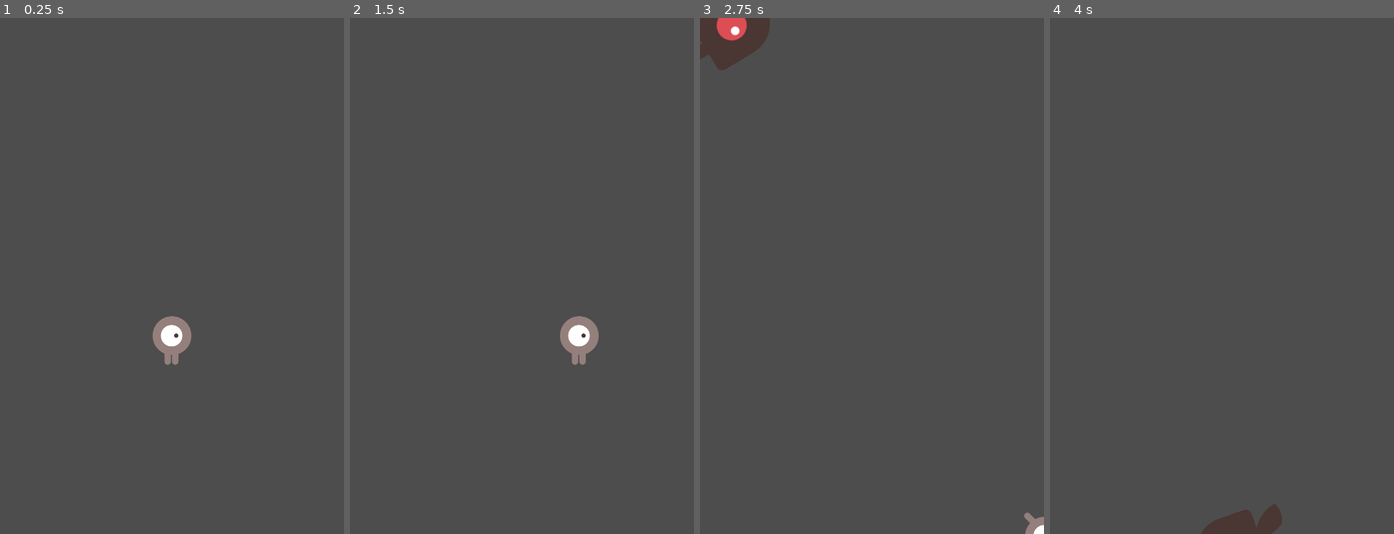
Above: before the commit, frames 1-4 (left to right).
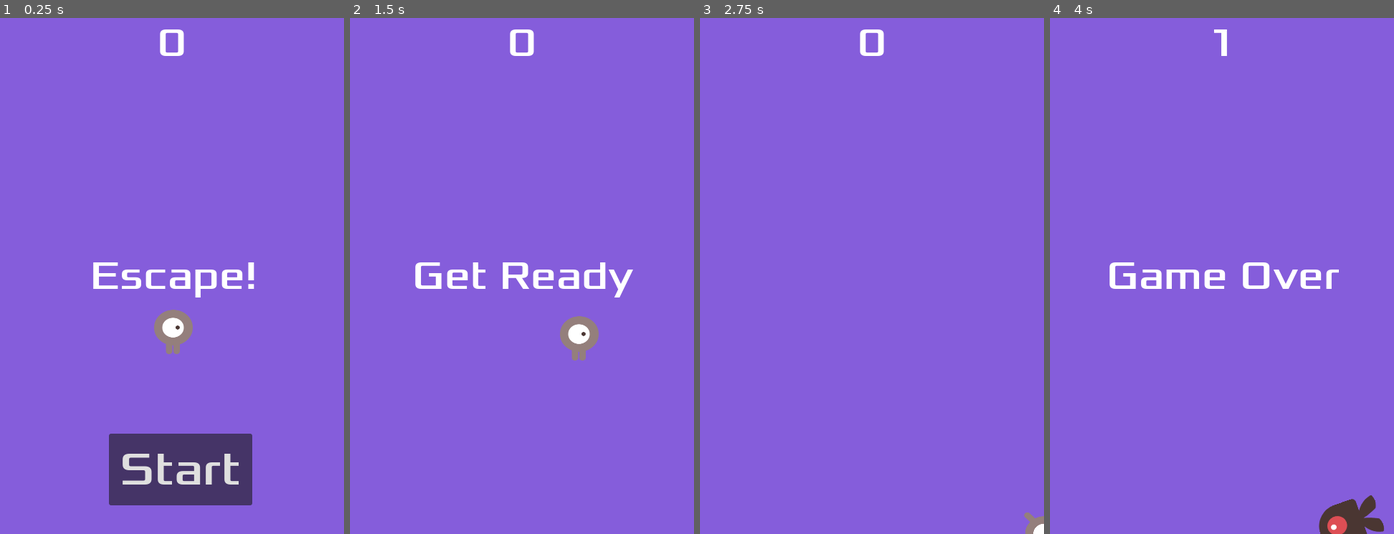
Above: after the commit, the same moments.

Repository: felipejo/game_1
Game: Godot game, scene res://main.tscn
Same seed, same stepped clock (60 frames per second), same inputs: the game is played once before the commit and once after it.
Inputs (mouse positions are in pixels of both pictures, inside the frame that each line leads up to):
- Up to frame 1 (0.25 s): no input
- Up to frame 2 (1.5 s): click (528, 472) at 0.5 s, where only the run after the commit has a clickable "Start"; tap Enter at 1.25 s; hold Right (move_right) from 1.28 s (still down)
- Up to frame 3 (2.75 s): release Right (move_right) at 2.03 s; hold Down (move_down) from 2.03 s (still down)
- Up to frame 4 (4 s): release Down (move_down) at 2.78 s; hold Right (move_right) 2.78-3.53 s; hold Up (move_up) from 3.53 s (still down)

The runs differ from the first frame. In frame 1, 100% of the frame differs, in the area x 0-100%, y 0-100%; in frame 2, 99%; in frame 3, 100%; in frame 4, 100%.

Commit message:
added sounds, HUD and some behavior in the new game process

Diff:
--- /dev/null
+++ b/Hud.gd
@@ -0,0 +1,38 @@
+extends CanvasLayer
+
+signal start_game
+
+func show_message(text):
+	$Message.text = text
+	$Message.show()
+	$MessageTimer.start()
+
+func show_game_over():
+	show_message("Game Over")
+	# Wait until the MessageTimer has counted down.
+	await $MessageTimer.timeout
+
+	$Message.text = "Dodge the Creeps!"
+	$Message.show()
+	# Make a one-shot timer and wait for it to finish.
+	await get_tree().create_timer(1.0).timeout
+	$StartButton.show()
+
+func update_score(score):
+	$ScoreLabel.text = str(score)
+
+func _on_start_button_pressed():
+	$StartButton.hide()
+	print("HUD -> start_Button_pressed")
+	start_game.emit()
+
+func _on_message_timer_timeout():
+	$Message.hide()
+
+# Called when the node enters the scene tree for the first time.
+func _ready():
+	pass # Replace with function body.
+
+# Called every frame. 'delta' is the elapsed time since the previous frame.
+func _process(delta):
+	pass
--- /dev/null
+++ b/hud.tscn
@@ -0,0 +1,68 @@
+[gd_scene load_steps=5 format=3 uid="uid://ln3oulaupy5f"]
+
+[ext_resource type="FontFile" uid="uid://8o0bmo7fmcby" path="res://fonts/Xolonium-Regular.ttf" id="1_8cfx5"]
+[ext_resource type="Script" path="res://Hud.gd" id="1_y15lc"]
+
+[sub_resource type="InputEventKey" id="InputEventKey_wddx1"]
+keycode = 4194309
+
+[sub_resource type="Shortcut" id="Shortcut_fix2q"]
+events = [SubResource("InputEventKey_wddx1")]
+
+[node name="HUD" type="CanvasLayer"]
+script = ExtResource("1_y15lc")
+
+[node name="ScoreLabel" type="Label" parent="."]
+anchors_preset = 5
+anchor_left = 0.5
+anchor_right = 0.5
+offset_left = -20.0
+offset_right = 20.0
+offset_bottom = 78.0
+grow_horizontal = 2
+theme_override_fonts/font = ExtResource("1_8cfx5")
+theme_override_font_sizes/font_size = 56
+text = "0"
+
+[node name="Message" type="Label" parent="."]
+anchors_preset = 8
+anchor_left = 0.5
+anchor_top = 0.5
+anchor_right = 0.5
+anchor_bottom = 0.5
+offset_left = -238.0
+offset_top = -35.0
+offset_right = 242.0
+offset_bottom = 43.0
+grow_horizontal = 2
+grow_vertical = 2
+size_flags_horizontal = 4
+theme_override_fonts/font = ExtResource("1_8cfx5")
+theme_override_font_sizes/font_size = 56
+text = "Escape!"
+horizontal_alignment = 1
+autowrap_mode = 2
+
+[node name="StartButton" type="Button" parent="."]
+anchors_preset = 7
+anchor_left = 0.5
+anchor_top = 1.0
+anchor_right = 0.5
+anchor_bottom = 1.0
+offset_left = -88.5
+offset_top = -140.0
+offset_right = 111.5
+offset_bottom = -40.0
+grow_horizontal = 2
+grow_vertical = 0
+theme_override_fonts/font = ExtResource("1_8cfx5")
+theme_override_font_sizes/font_size = 64
+shortcut = SubResource("Shortcut_fix2q")
+text = "Start"
+
+[node name="MessageTimer" type="Timer" parent="."]
+wait_time = 2.0
+one_shot = true
+
+[connection signal="pressed" from="StartButton" to="." method="_on_start_button_pressed"]
+[connection signal="timeout" from="MessageTimer" to="." method="_on_message_timer_timeout"]
--- a/main.gd
+++ b/main.gd
@@ -5,14 +5,23 @@
 
 # Called when the node enters the scene tree for the first time.
 func _ready():
-	new_game()
+	get_tree().call_group("mobs", "queue_free")
 
 func game_over():
+	$MusicBackground.stop()
+	$DeathSound.play()
+
 	$ScoreTimer.stop()
 	$MobTimer.stop()
+	$HUD.show_game_over()
 
 func new_game():
+	print ("new game")
 	score = 0
+	$HUD.update_score(score)
+	$HUD.show_message("Get Ready")
+	$MusicBackground.play()
+
 	$Player.start($StartPosition.position)
 	$StartTimer.start()
 
@@ -27,7 +36,6 @@
 
 	# Set the mob's direction perpendicular to the path direction.
 	var direction = mob_spawn_location.rotation + PI / 2
-
 	# Set the mob's position to a random location.
 	mob.position = mob_spawn_location.position
 
@@ -44,6 +52,7 @@
 
 func _on_score_timer_timeout():
 	score += 1
+	$HUD.update_score(score)
 
 func _on_start_timer_timeout():
 	$MobTimer.start()
--- a/main.tscn
+++ b/main.tscn
@@ -1,8 +1,11 @@
-[gd_scene load_steps=5 format=3 uid="uid://dxfx1psb6fi01"]
+[gd_scene load_steps=8 format=3 uid="uid://dxfx1psb6fi01"]
 
 [ext_resource type="Script" path="res://main.gd" id="1_cwbkn"]
 [ext_resource type="PackedScene" uid="uid://de8drg2rv0eo5" path="res://player.tscn" id="1_nwve6"]
 [ext_resource type="PackedScene" uid="uid://daxrcbjjpuya6" path="res://mob.tscn" id="2_6h7ym"]
+[ext_resource type="PackedScene" uid="uid://ln3oulaupy5f" path="res://hud.tscn" id="4_ob1vf"]
+[ext_resource type="AudioStream" uid="uid://celbbfp0oi8sf" path="res://art/House In a Forest Loop.ogg" id="5_dw748"]
+[ext_resource type="AudioStream" uid="uid://r3tmytlfx831" path="res://art/gameover.wav" id="6_ykks6"]
 
 [sub_resource type="Curve2D" id="Curve2D_6t00g"]
 _data = {
@@ -13,6 +16,14 @@
 [node name="Main" type="Node"]
 script = ExtResource("1_cwbkn")
 mob_scene = ExtResource("2_6h7ym")
+
+[node name="ColorRect" type="ColorRect" parent="."]
+anchors_preset = 15
+anchor_right = 1.0
+anchor_bottom = 1.0
+grow_horizontal = 2
+grow_vertical = 2
+color = Color(0.521569, 0.364706, 0.858824, 1)
 
 [node name="Player" parent="." instance=ExtResource("1_nwve6")]
 position = Vector2(242, 441)
@@ -36,7 +47,16 @@
 position = Vector2(2, 2)
 rotation = -0.00209643
 
+[node name="HUD" parent="." instance=ExtResource("4_ob1vf")]
+
+[node name="MusicBackground" type="AudioStreamPlayer" parent="."]
+stream = ExtResource("5_dw748")
+
+[node name="DeathSound" type="AudioStreamPlayer" parent="."]
+stream = ExtResource("6_ykks6")
+
 [connection signal="hit" from="Player" to="." method="game_over"]
 [connection signal="timeout" from="MobTimer" to="." method="_on_mob_timer_timeout"]
 [connection signal="timeout" from="ScoreTimer" to="." method="_on_score_timer_timeout"]
 [connection signal="timeout" from="StartTimer" to="." method="_on_start_timer_timeout"]
+[connection signal="start_game" from="HUD" to="." method="new_game"]
--- a/mob.tscn
+++ b/mob.tscn
@@ -44,23 +44,27 @@
 "speed": 3.0
 }]
 
-[sub_resource type="CapsuleShape2D" id="CapsuleShape2D_r8140"]
-radius = 65.0
-height = 130.0
+[sub_resource type="CapsuleShape2D" id="CapsuleShape2D_dx3wc"]
+radius = 30.9505
+height = 92.0217
 
 [node name="Mob" type="RigidBody2D"]
-position = Vector2(184, 101)
+position = Vector2(287, 136)
 collision_mask = 0
 gravity_scale = 0.0
 script = ExtResource("1_lfvnp")
 metadata/_edit_group_ = true
 
 [node name="AnimatedSprite2D" type="AnimatedSprite2D" parent="."]
+position = Vector2(-22.5, -17.5)
+scale = Vector2(0.659091, 0.635417)
 sprite_frames = SubResource("SpriteFrames_jp62h")
-animation = &"swim"
-frame_progress = 0.863526
+animation = &"walk"
 
 [node name="CollisionShape2D" type="CollisionShape2D" parent="."]
-shape = SubResource("CapsuleShape2D_r8140")
+position = Vector2(-23, -17)
+rotation = 1.59318
+shape = SubResource("CapsuleShape2D_dx3wc")
 
 [node name="VisibleOnScreenNotifier2D" type="VisibleOnScreenNotifier2D" parent="."]
+position = Vector2(-11, -16)
--- a/player.tscn
+++ b/player.tscn
@@ -33,19 +33,22 @@
 
 [sub_resource type="CapsuleShape2D" id="CapsuleShape2D_ihx8j"]
 radius = 27.0
-height = 70.0
+height = 62.0
 
 [node name="Player" type="Area2D"]
-position = Vector2(267, 371)
+position = Vector2(265, 346)
 script = ExtResource("1_2jrpe")
 metadata/_edit_group_ = true
 
 [node name="AnimatedSprite2D" type="AnimatedSprite2D" parent="."]
-scale = Vector2(0.5, 0.5)
+position = Vector2(0, -2.875)
+scale = Vector2(0.5, 0.457407)
 sprite_frames = SubResource("SpriteFrames_4g48v")
 animation = &"walk"
 
 [node name="CollisionShape2D" type="CollisionShape2D" parent="."]
+position = Vector2(0, -3)
 shape = SubResource("CapsuleShape2D_ihx8j")
+metadata/_edit_group_ = true
 
 [connection signal="body_entered" from="." to="." method="_on_body_entered"]
